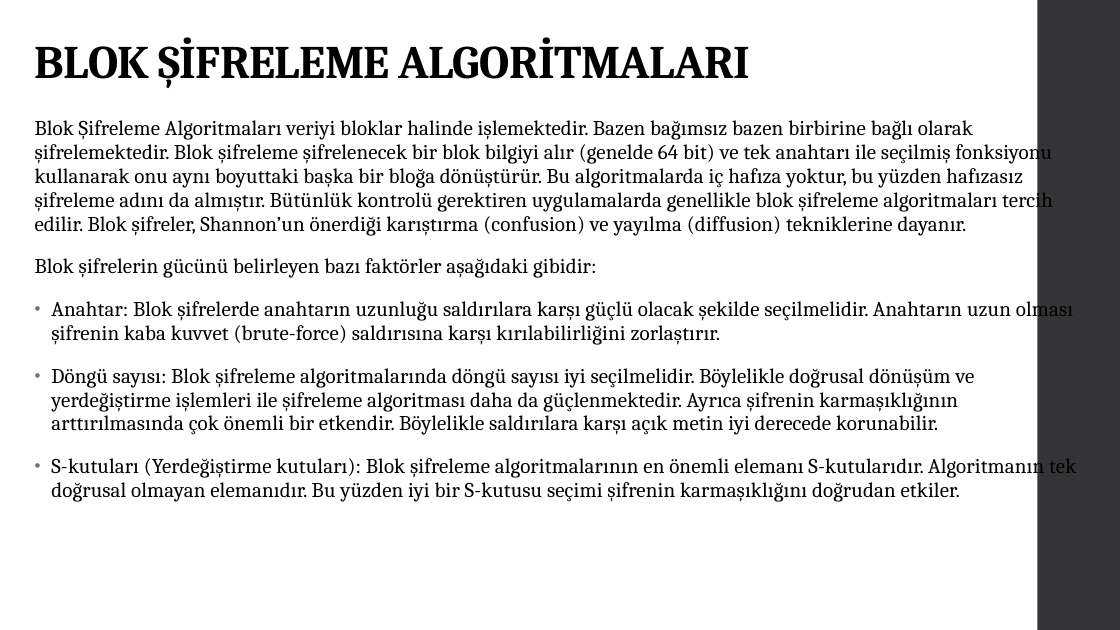
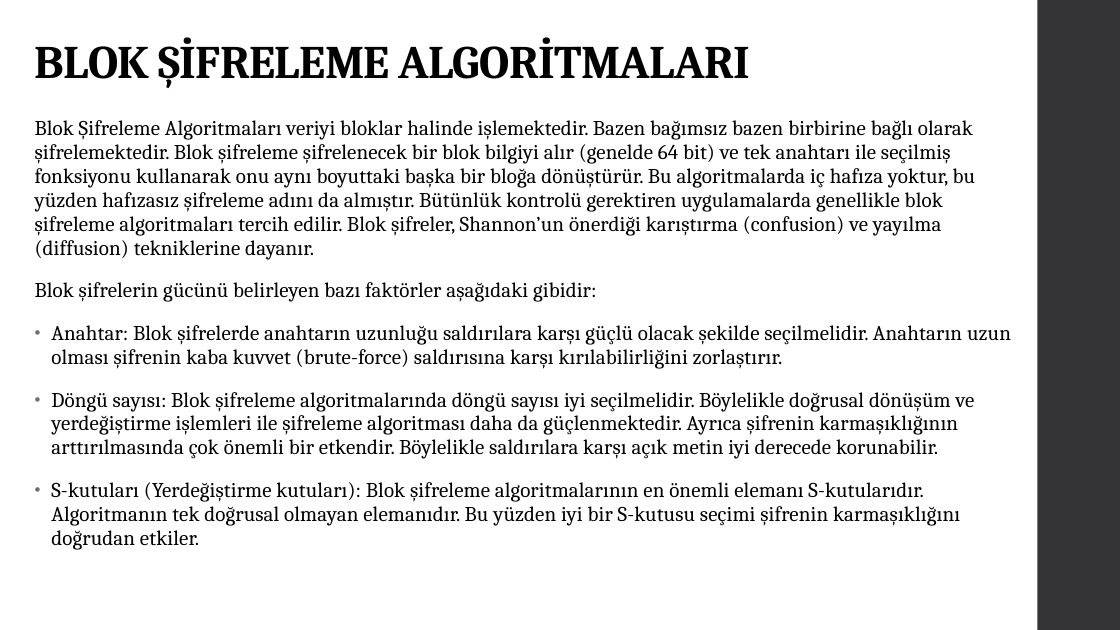
Before and after one commit to Asroyx/assay, a slide deck: slide 8 of sifreleme algoritma.pptx. Drawn at 1120x630 pixels with LibreOffice and Linux fonts; fonts in the diff are those of the drawing. Boxes give left, top, right and bottom in pixels: in the first picture for what was removed or moved away, otherwise in the second. Text is boxed around its words. In the diff, an @@ line names an element or a change of style, - is before the commit and + after.

```diff
--- a/sifreleme algoritma.pptx
+++ b/sifreleme algoritma.pptx
@@ text "Blok Şifreleme Algoritmaları veriyi bloklar ..." rewrapped from <box>35,120,1076,502</box> to <box>35,120,1011,550</box> @@
```
